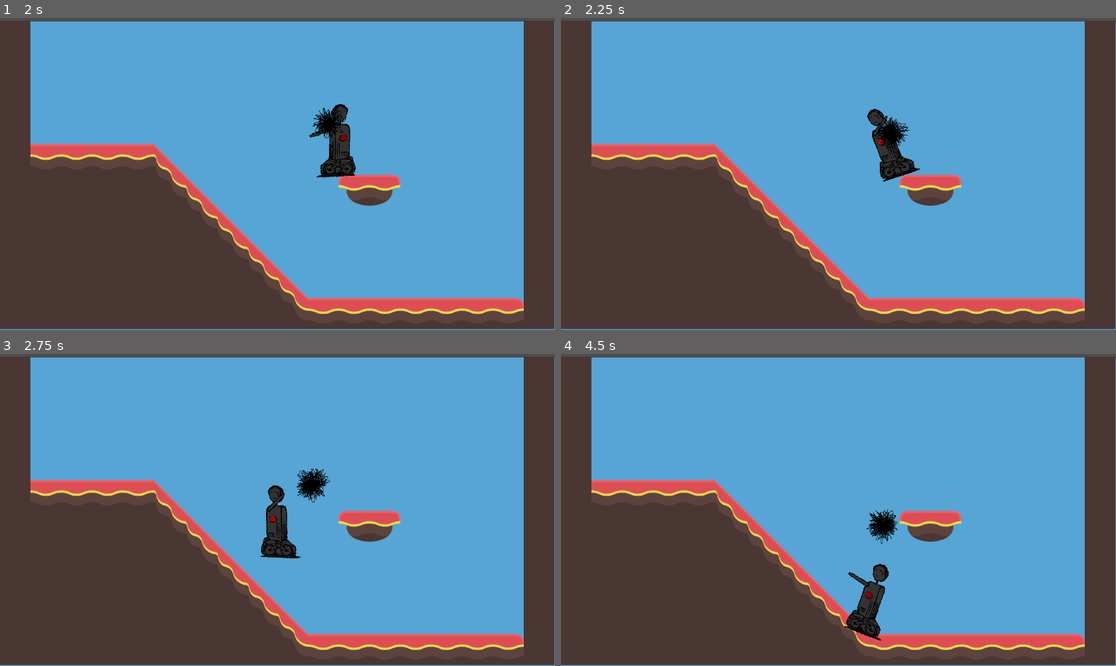
Above: before the commit, frames 1-4 (two rows, left to right).
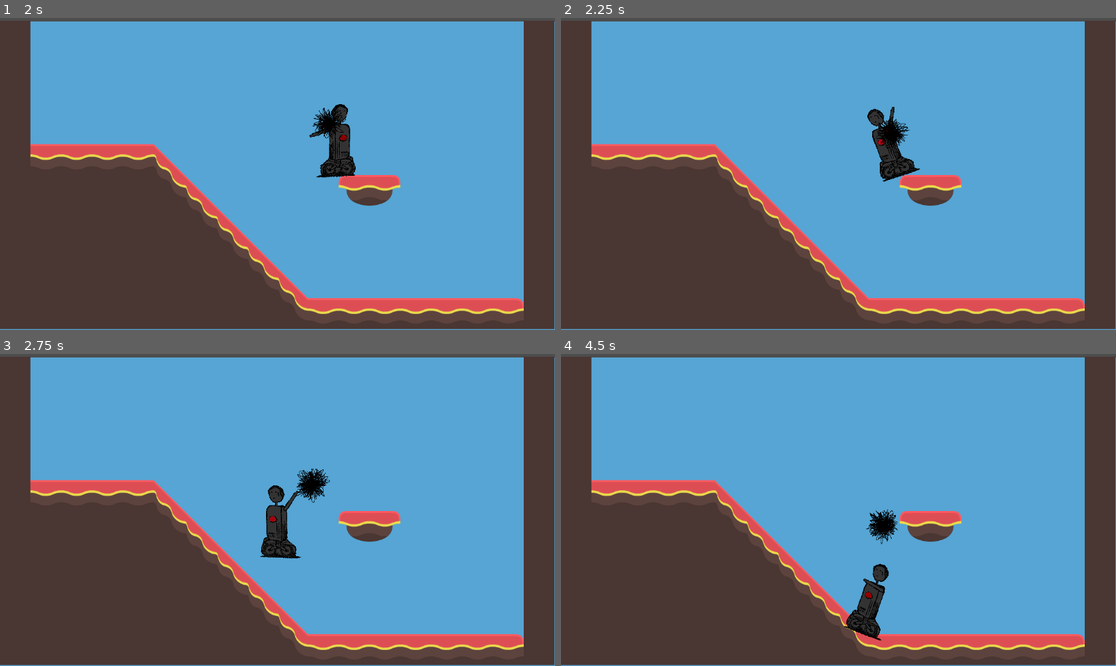
Above: after the commit, the same moments.

Repository: legendarysandbird/3mc-game
Game: Godot game, scene res://scenes/temp_level.tscn
The game is run twice, just before and just after one commit, with the same random seed, the same clock (stepped at 60 frames per second) and the same inputs.
Inputs (mouse positions are in pixels of both pictures, inside the frame that each line leads up to):
- Up to frame 1 (2 s): move the mouse to (399, 158) at 0.52 s; hold D (player_right) from 0.53 s (still down); tap Space (player_jump) at 0.77, 1.52 s; move the mouse to (166, 189) at 1.27 s
- Up to frame 2 (2.25 s): move the mouse to (894, 105) at 2.02 s; release D (player_right) at 2.03 s; hold A (player_left) from 2.03 s (still down)
- Up to frame 3 (2.75 s): keep holding A (player_left)
- Up to frame 4 (4.5 s): move the mouse to (810, 572) at 2.77 s; release A (player_left) at 2.78 s; hold D (player_right) 2.78-4.28 s; tap Space (player_jump) at 3.02, 3.77 s; move the mouse to (1005, 556) at 3.52 s; move the mouse to (672, 463) at 4.27 s; hold A (player_left) from 4.28 s (still down)

Frame 1 is identical in both runs. In frame 2, less than 0.1% of the frame differs, in the area x 56-61%, y 28-38%; in frame 3, less than 0.1%, in the area x 48-54%, y 43-51%; in frame 4, less than 0.1%.

Commit message:
flip player using scale.x

Diff:
--- a/scenes/player.tscn
+++ b/scenes/player.tscn
@@ -21,7 +21,7 @@
 [ext_resource type="Texture2D" uid="uid://x0c3eeeibap3" path="res://assets/player_temp/arm-weapon/arm-IDLE-04.png" id="19_l71n6"]
 [ext_resource type="Texture2D" uid="uid://bkkayyx3a5kbg" path="res://assets/player_temp/arm-weapon/arm-IDLE-05.png" id="20_ke2ow"]
 [ext_resource type="Texture2D" uid="uid://cv0xq3nuuyr0x" path="res://assets/player_temp/arm-weapon/arm-IDLE-06.png" id="21_ujl30"]
-[ext_resource type="Script" uid="uid://cjklalon7kcy1" path="res://scenes/arm_animation.gd" id="22_a38lo"]
+[ext_resource type="Script" uid="uid://cjklalon7kcy1" path="res://scripts/player/arm_animation.gd" id="22_a38lo"]
 
 [sub_resource type="SpriteFrames" id="SpriteFrames_tc6bn"]
 animations = [{
--- a/scenes/arm_animation.gd
+++ b/scripts/player/arm_animation.gd
@@ -1,7 +1,7 @@
 extends AnimatedSprite2D
 
 func _ready() -> void:
-	play("default")
+	play()
 
 func _process(_delta: float) -> void:
 	pass
--- a/scripts/player/player_animation.gd
+++ b/scripts/player/player_animation.gd
@@ -1,9 +1,11 @@
 extends AnimatedSprite2D
 @export var player: Node
+@onready var scale_x_cache: float = scale.x
 
 func _ready() -> void:
 	assert(is_instance_valid(player), "Player instance is not valid")
 	play()
+
 
 func animate() -> void:
 	if Input.is_action_pressed("player_left") != Input.is_action_pressed("player_right"):
@@ -12,8 +14,7 @@
 		set_animation("idle")
 		return
 
-	flip_h = Input.is_action_pressed("player_left")
-
+	scale.x = scale_x_cache * (-1 if Input.is_action_pressed("player_left") else 1)
 
 func _process(_delta: float) -> void:
 		animate()
Renamed: scenes/arm_animation.gd.uid -> scripts/player/arm_animation.gd.uid
